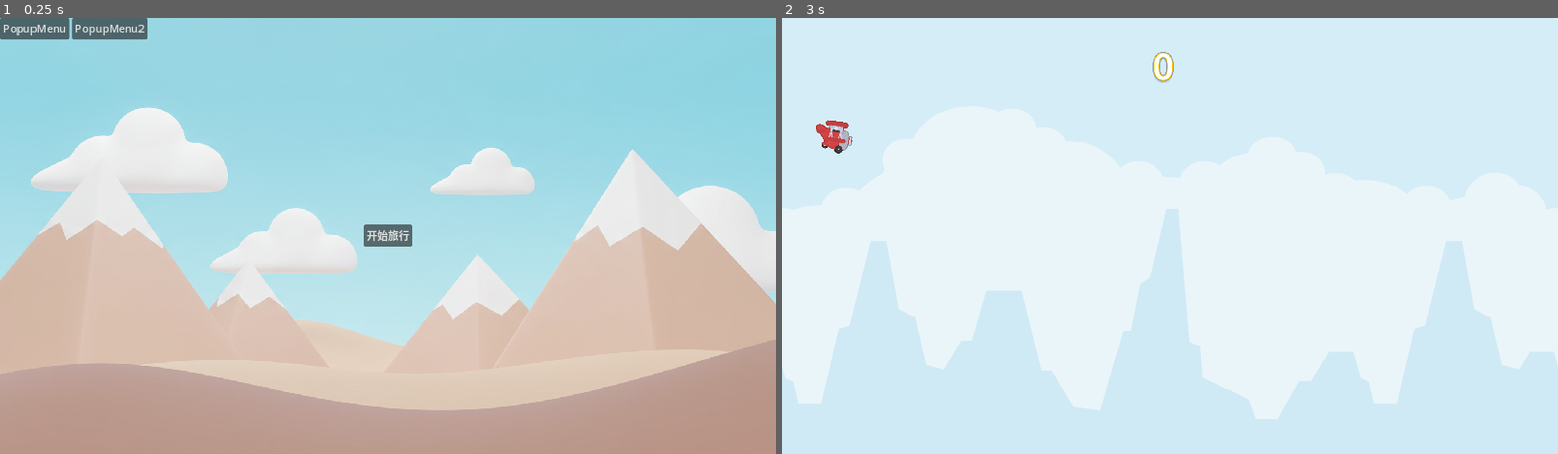
Above: before the commit, frames 1-2 (left to right).
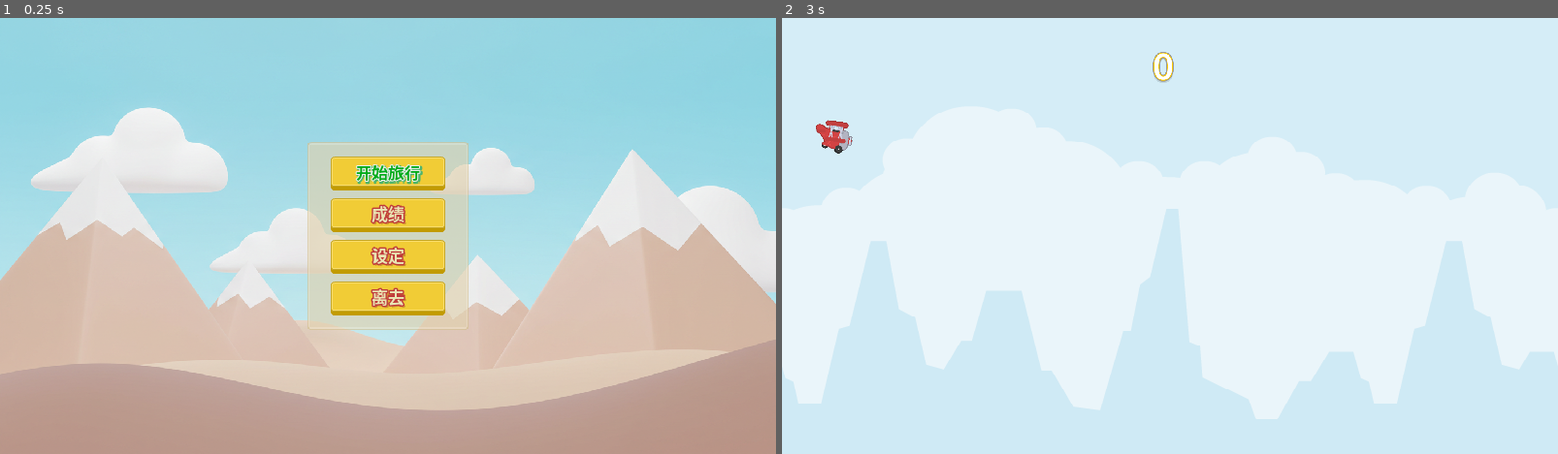
Above: after the commit, the same moments.

Repository: voidaz19/happybird
Game: Godot game, scene res://src/UI/menu.tscn
The game is run twice, just before and just after one commit, with the same random seed, the same clock (stepped at 60 frames per second) and the same inputs.
Inputs (mouse positions are in pixels of both pictures, inside the frame that each line leads up to):
- Up to frame 1 (0.25 s): no input
- Up to frame 2 (3 s): click (1170, 214) at 0.5 s, where only the run after the commit has a clickable "成绩"; click (1170, 257) at 1.25 s, where only the run after the commit has a clickable "设定"; click (1170, 297) at 2 s, where only the run after the commit has a clickable "离去"; click "开始旅行" at 2.75 s

The runs differ from the first frame. In frame 1, 9.6% of the frame differs, in the area x 0-61%, y 0-72%; in frame 2, nothing differs.

Commit message:
界面小调整

Diff:
--- a/src/UI/menu.gd
+++ b/src/UI/menu.gd
@@ -5,6 +5,6 @@
 func _ready() -> void:
 	pass # Replace with function body.
 
-func _on_start_pressed() -> void:
+func _on_btn_start_pressed() -> void:
 	get_tree().change_scene_to_packed(mainScene)
 	pass # Replace with function body.
--- a/src/UI/menu.tscn
+++ b/src/UI/menu.tscn
@@ -1,39 +1,175 @@
-[gd_scene load_steps=4 format=3 uid="uid://ba40wa7aw1m03"]
+[gd_scene load_steps=8 format=3 uid="uid://ba40wa7aw1m03"]
 
 [ext_resource type="Script" path="res://src/UI/menu.gd" id="1_l5mt4"]
 [ext_resource type="Texture2D" uid="uid://ctpdik61q78qp" path="res://assets/menu.png" id="1_oex65"]
+[ext_resource type="Texture2D" uid="uid://cxsjmqxd3y4fo" path="res://assets/PNG/UI/UIbg.png" id="3_2axv8"]
 [ext_resource type="AudioStream" uid="uid://cam1t348g0k8u" path="res://assets/audio/music_fx_jump_sound_2.wav" id="3_kf6el"]
+[ext_resource type="Texture2D" uid="uid://duyxhnmq8y23r" path="res://assets/PNG/UI/buttonLarge.png" id="4_2g22l"]
+
+[sub_resource type="LabelSettings" id="LabelSettings_i42w0"]
+font_size = 24
+font_color = Color(0, 0.67, 0.1005, 1)
+outline_size = 6
+outline_color = Color(0.941073, 0.941073, 0.941073, 1)
+shadow_size = 8
+shadow_color = Color(0.306215, 0.708136, 0.422045, 1)
+shadow_offset = Vector2(1.84, 1.52)
+
+[sub_resource type="LabelSettings" id="LabelSettings_ourbt"]
+font_size = 24
+font_color = Color(0.918199, 0.901418, 0.707056, 1)
+outline_size = 8
+outline_color = Color(0.750722, 0.226058, 0.227389, 1)
+shadow_color = Color(0.53, 0.1378, 0.144337, 0.317647)
+shadow_offset = Vector2(2.81, 3.635)
 
 [node name="menu" type="Node2D"]
 process_mode = 3
 script = ExtResource("1_l5mt4")
 
-[node name="MarginContainer" type="MarginContainer" parent="."]
+[node name="menuBgm" type="AudioStreamPlayer" parent="."]
+stream = ExtResource("3_kf6el")
+autoplay = true
+
+[node name="MarginContainer2" type="MarginContainer" parent="."]
+anchors_preset = 15
+anchor_right = 1.0
+anchor_bottom = 1.0
 offset_right = 1152.0
 offset_bottom = 648.0
+grow_horizontal = 2
+grow_vertical = 2
 
-[node name="TextureRect" type="TextureRect" parent="MarginContainer"]
+[node name="Bg" type="TextureRect" parent="MarginContainer2"]
 layout_mode = 2
 texture = ExtResource("1_oex65")
 expand_mode = 1
 
-[node name="start" type="Button" parent="MarginContainer"]
+[node name="menuConta" type="MarginContainer" parent="MarginContainer2"]
 layout_mode = 2
 size_flags_horizontal = 4
 size_flags_vertical = 4
+metadata/_edit_lock_ = true
+metadata/_edit_group_ = true
+
+[node name="menuBg" type="TextureRect" parent="MarginContainer2/menuConta"]
+modulate = Color(1, 1, 1, 0.65098)
+custom_minimum_size = Vector2(240, 280)
+layout_mode = 2
+texture = ExtResource("3_2axv8")
+expand_mode = 1
+
+[node name="btnConta" type="MarginContainer" parent="MarginContainer2/menuConta"]
+layout_mode = 2
+size_flags_vertical = 4
+theme_override_constants/margin_left = 35
+theme_override_constants/margin_top = 6
+theme_override_constants/margin_right = 35
+theme_override_constants/margin_bottom = 6
+
+[node name="HBoxContainer" type="VBoxContainer" parent="MarginContainer2/menuConta/btnConta"]
+layout_mode = 2
+size_flags_vertical = 4
+theme_override_constants/separation = 12
+
+[node name="btnStart" type="TextureButton" parent="MarginContainer2/menuConta/btnConta/HBoxContainer"]
+custom_minimum_size = Vector2(0, 50)
+layout_mode = 2
+texture_normal = ExtResource("4_2g22l")
+ignore_texture_size = true
+stretch_mode = 0
+
+[node name="lblStart" type="Label" parent="MarginContainer2/menuConta/btnConta/HBoxContainer/btnStart"]
+layout_mode = 1
+anchors_preset = 8
+anchor_left = 0.5
+anchor_top = 0.5
+anchor_right = 0.5
+anchor_bottom = 0.5
+offset_left = -50.0
+offset_top = -19.735
+offset_right = 50.0
+offset_bottom = 15.265
+grow_horizontal = 2
+grow_vertical = 2
 text = "开始旅行"
+label_settings = SubResource("LabelSettings_i42w0")
+horizontal_alignment = 1
+vertical_alignment = 1
 
-[node name="MenuBar" type="MenuBar" parent="."]
-offset_right = 288.0
-offset_bottom = 80.0
+[node name="btnRank" type="TextureButton" parent="MarginContainer2/menuConta/btnConta/HBoxContainer"]
+custom_minimum_size = Vector2(0, 50)
+layout_mode = 2
+texture_normal = ExtResource("4_2g22l")
+ignore_texture_size = true
+stretch_mode = 0
 
-[node name="PopupMenu" type="PopupMenu" parent="MenuBar"]
+[node name="lblRank" type="Label" parent="MarginContainer2/menuConta/btnConta/HBoxContainer/btnRank"]
+layout_mode = 1
+anchors_preset = 8
+anchor_left = 0.5
+anchor_top = 0.5
+anchor_right = 0.5
+anchor_bottom = 0.5
+offset_left = -50.0
+offset_top = -20.2
+offset_right = 50.0
+offset_bottom = 14.8
+grow_horizontal = 2
+grow_vertical = 2
+text = "成绩"
+label_settings = SubResource("LabelSettings_ourbt")
+horizontal_alignment = 1
+vertical_alignment = 1
 
-[node name="PopupMenu2" type="PopupMenu" parent="MenuBar"]
-auto_translate_mode = 1
+[node name="btnSetting" type="TextureButton" parent="MarginContainer2/menuConta/btnConta/HBoxContainer"]
+custom_minimum_size = Vector2(0, 50)
+layout_mode = 2
+texture_normal = ExtResource("4_2g22l")
+ignore_texture_size = true
+stretch_mode = 0
 
-[node name="menuBgm" type="AudioStreamPlayer" parent="."]
-stream = ExtResource("3_kf6el")
-autoplay = true
+[node name="lblSetting" type="Label" parent="MarginContainer2/menuConta/btnConta/HBoxContainer/btnSetting"]
+layout_mode = 1
+anchors_preset = 8
+anchor_left = 0.5
+anchor_top = 0.5
+anchor_right = 0.5
+anchor_bottom = 0.5
+offset_left = -50.0
+offset_top = -20.185
+offset_right = 50.0
+offset_bottom = 14.815
+grow_horizontal = 2
+grow_vertical = 2
+text = "设定"
+label_settings = SubResource("LabelSettings_ourbt")
+horizontal_alignment = 1
+vertical_alignment = 1
 
-[connection signal="pressed" from="MarginContainer/start" to="." method="_on_start_pressed"]
+[node name="btnExit" type="TextureButton" parent="MarginContainer2/menuConta/btnConta/HBoxContainer"]
+custom_minimum_size = Vector2(0, 50)
+layout_mode = 2
+texture_normal = ExtResource("4_2g22l")
+ignore_texture_size = true
+stretch_mode = 0
+
+[node name="lblExit" type="Label" parent="MarginContainer2/menuConta/btnConta/HBoxContainer/btnExit"]
+layout_mode = 1
+anchors_preset = 8
+anchor_left = 0.5
+anchor_top = 0.5
+anchor_right = 0.5
+anchor_bottom = 0.5
+offset_left = -50.0
+offset_top = -20.415
+offset_right = 50.0
+offset_bottom = 14.585
+grow_horizontal = 2
+grow_vertical = 2
+text = "离去"
+label_settings = SubResource("LabelSettings_ourbt")
+horizontal_alignment = 1
+vertical_alignment = 1
+
+[connection signal="pressed" from="MarginContainer2/menuConta/btnConta/HBoxContainer/btnStart" to="." method="_on_btn_start_pressed"]
